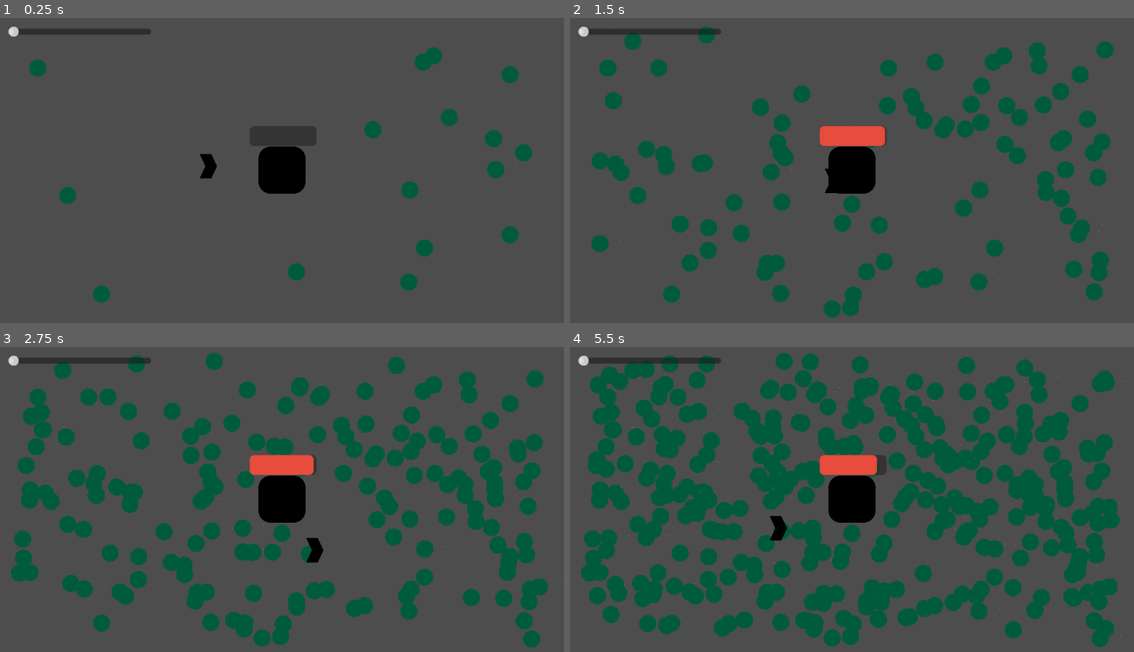
Above: before the commit, frames 1-4 (two rows, left to right).
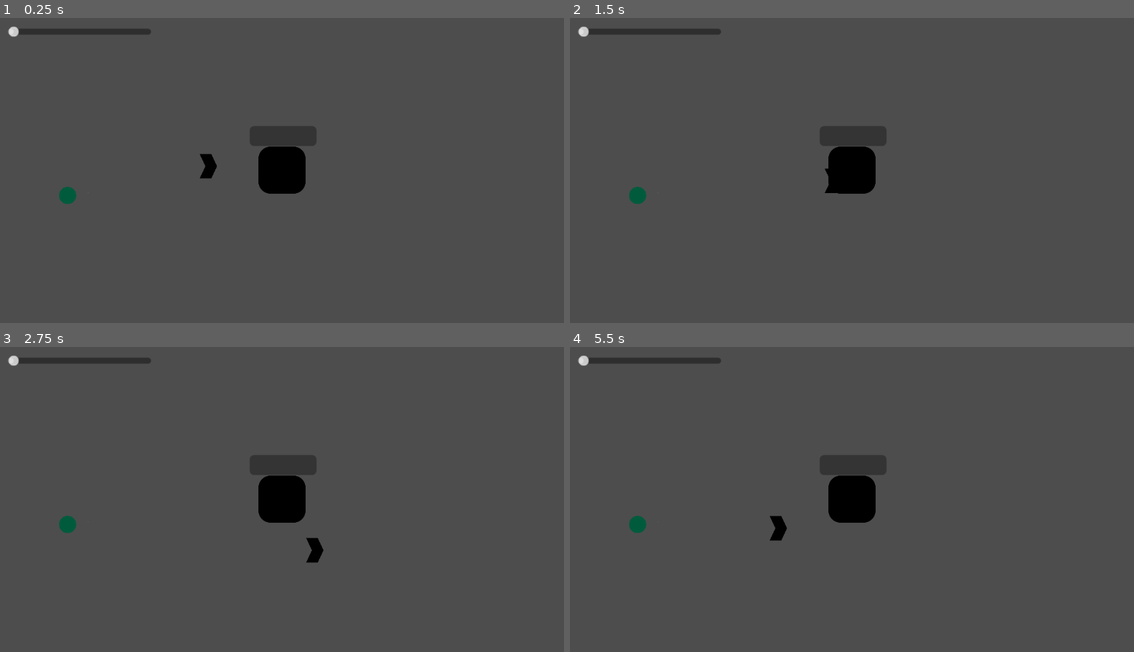
Above: after the commit, the same moments.

Repository: GamerKT4/j-ust-a-nyth-in-g
Game: Godot game, scene res://Scenes/main.tscn
Same seed, same stepped clock (60 frames per second), same inputs: the game is played once before the commit and once after it.
Inputs:
- Up to frame 1 (0.25 s): no input
- Up to frame 2 (1.5 s): hold D (move_right) 0.53-1.28 s; hold S (move_down) from 1.28 s (still down)
- Up to frame 3 (2.75 s): release S (move_down) at 2.03 s; hold D (move_right) from 2.03 s (still down)
- Up to frame 4 (5.5 s): release D (move_right) at 2.78 s; hold W (move_up) 2.78-3.53 s; hold A (move_left) 3.53-5.03 s; hold S (move_down) from 5.03 s (still down)

The runs differ from the first frame. In frame 1, 2.0% of the frame differs, in the area x 5-95%, y 9-94%; in frame 2, 12%; in frame 3, 20%; in frame 4, 36%, in the area x 1-100%, y 1-99%.

Commit message:
added slow random bug spawning from out of the screen with better ai
just made it

Diff:
--- /dev/null
+++ b/Scenes/WaveUI.tscn
@@ -0,0 +1,40 @@
+[gd_scene format=3 uid="uid://dw77fvk3qd56m"]
+
+[ext_resource type="Script" uid="uid://002dax3lyswf" path="res://Scripts/wave_ui.gd" id="1_4wcsi"]
+
+[node name="WaveUI" type="Control" unique_id=228194430]
+layout_mode = 3
+anchors_preset = 5
+anchor_left = 0.5
+anchor_right = 0.5
+offset_left = -75.0
+offset_right = 75.0
+offset_bottom = 50.0
+grow_horizontal = 2
+script = ExtResource("1_4wcsi")
+
+[node name="Polygon2D" type="Polygon2D" parent="." unique_id=1197236494]
+position = Vector2(79, 6)
+color = Color(0, 0, 0, 0.45490196)
+polygon = PackedVector2Array(-100, 0, 100, -1, 100, 0, 75, 60, -75, 60)
+
+[node name="VBoxContainer" type="VBoxContainer" parent="." unique_id=590067254]
+custom_minimum_size = Vector2(0, 8)
+layout_mode = 1
+anchors_preset = -1
+anchor_right = 1.0370001
+anchor_bottom = 1.3030001
+offset_right = -243.25002
+offset_bottom = -28.900002
+
+[node name="WaveLabel" type="Label" parent="VBoxContainer" unique_id=105084906]
+layout_mode = 2
+theme_override_font_sizes/font_size = 18
+text = "WAVE: 1"
+horizontal_alignment = 1
+
+[node name="TimeLabel" type="Label" parent="VBoxContainer" unique_id=379463786]
+layout_mode = 2
+theme_override_font_sizes/font_size = 12
+text = "05s"
+horizontal_alignment = 1
--- /dev/null
+++ b/Scripts/bug.gd
@@ -0,0 +1,11 @@
+extends CharacterBody2D
+
+func _physics_process(_delta: float) -> void:
+	var screen_center = get_viewport().size / 2.0
+
+	var direction = (screen_center - global_position).normalized()
+
+	rotation = direction.angle()
+
+	velocity = direction * Variables.bug_speed
+	move_and_slide()
--- a/Scripts/bug_spawner.gd
+++ b/Scripts/bug_spawner.gd
@@ -2,22 +2,37 @@
 
 var basic_bug = preload("res://Scenes/basic_bug.tscn")
 
-var viewport_size: Vector2
-var random_cords: Vector2
-var upper_limit: Vector2
-var lower_limit: Vector2
+var spawn_timer: float = 0.0
 
+func _physics_process(delta: float) -> void:
+	# 1. Timer using Variables.spawn_delay
+	spawn_timer += delta
+	if spawn_timer >= Variables.spawn_delay:
+		spawn_timer = 0.0
+		spawn_bug_offscreen()
 
-func _ready() -> void:
-	viewport_size = get_viewport().size
-	upper_limit = Vector2(viewport_size.x - 36, viewport_size.y - 36)
-	lower_limit = Vector2(36, 36)
+func spawn_bug_offscreen() -> void:
+	var screen_size = get_viewport().size
+	var spawn_pos = Vector2.ZERO
 
+	# Pick a side: 1 = Top, 2 = Bottom, 3 = Left, 4 = Right
+	var side = randi_range(1, 4)
+	var margin = Variables.spawn_margin
 
-func _physics_process(delta):
-	random_cords.x = randf_range(lower_limit.x, upper_limit.x)
-	random_cords.y = randf_range(lower_limit.y, upper_limit.y)
+	if side == 1: # TOP (Above screen)
+		spawn_pos.x = randf_range(0, screen_size.x)
+		spawn_pos.y = -margin
+	elif side == 2: # BOTTOM (Below screen)
+		spawn_pos.x = randf_range(0, screen_size.x)
+		spawn_pos.y = screen_size.y + margin
+	elif side == 3: # LEFT (Left of screen)
+		spawn_pos.x = -margin
+		spawn_pos.y = randf_range(0, screen_size.y)
+	elif side == 4: # RIGHT (Right of screen)
+		spawn_pos.x = screen_size.x + margin
+		spawn_pos.y = randf_range(0, screen_size.y)
 
+	# Spawn the bug at the off-screen position
 	var bug = basic_bug.instantiate()
 	add_child(bug)
-	bug.position = Vector2(random_cords.x, random_cords.y)
+	bug.global_position = spawn_pos
--- a/Scripts/variables.gd
+++ b/Scripts/variables.gd
@@ -1,11 +1,14 @@
 extends Node
 
+# Player & House
+var player_speed: float = 150.0
+var house_health: float = 500.0
 
-var bug_damage = 10
-var bug_speed = 200
+# Bug Settings
+var bug_speed: float = 180.0
+var bug_damage: float = 10.0
+var bug_health: float = 20.0
 
-
-var house_health = 500
-
-
-var player_speed = 150
+#Bug Spawning
+var spawn_delay: float = 1.0
+var spawn_margin: float = 60.0
--- /dev/null
+++ b/Scripts/wave_ui.gd
@@ -0,0 +1,58 @@
+extends Control
+
+# UI Nodes
+@onready var polygon: Polygon2D = $Polygon2D
+@onready var vbox: VBoxContainer = $VBoxContainer
+@onready var wave_label: Label = $VBoxContainer/WaveLabel
+@onready var time_label: Label = $VBoxContainer/TimeLabel
+
+# Trapezium banner dimensions (in pixels)
+@export var top_width: float = 200.0
+@export var bottom_width: float = 140.0
+@export var banner_height: float = 60.0
+
+func _ready() -> void:
+	# 1. Listen for whenever the game window changes size
+	get_viewport().size_changed.connect(update_layout)
+
+	# 2. Run the math immediately when the game starts
+	update_layout()
+	update_wave_text(Variables.current_wave)
+
+# --- THE MATH & RESIZING ENGINE ---
+func update_layout() -> void:
+	# Find the exact horizontal center of the screen
+	var screen_width = get_viewport().size.x
+	var center_x = screen_width / 2.0
+
+	# Calculate half-widths to push points left and right from center
+	var half_top = top_width / 2.0
+	var half_bottom = bottom_width / 2.0
+
+	# Calculate the 4 corners of the trapezium (X, Y)
+	var top_left     = Vector2(center_x - half_top, 0)
+	var top_right    = Vector2(center_x + half_top, 0)
+	var bottom_right = Vector2(center_x + half_bottom, banner_height)
+	var bottom_left  = Vector2(center_x - half_bottom, banner_height)
+
+	# Apply the new calculated points to redraw the shape
+	if polygon:
+		polygon.polygon = PackedVector2Array([top_left, top_right, bottom_right, bottom_left])
+
+	# Center the text box inside the new shape coordinates
+	if vbox:
+		vbox.size = Vector2(bottom_width, banner_height)
+		vbox.position = Vector2(center_x - half_bottom, 5.0)
+
+# --- TEXT UPDATES ---
+func update_wave_text(wave_number: int) -> void:
+	if wave_label:
+		wave_label.text = "WAVE: " + str(wave_number)
+
+func update_timer_text(time_left: float) -> void:
+	if time_label:
+		time_label.text = str(int(ceil(time_left))) + "s"
+
+func show_timer(is_visible: bool) -> void:
+	if time_label:
+		time_label.visible = is_visible
Not shown, added: Scripts/bug.gd.uid
Not shown, added: Scripts/wave_ui.gd.uid
